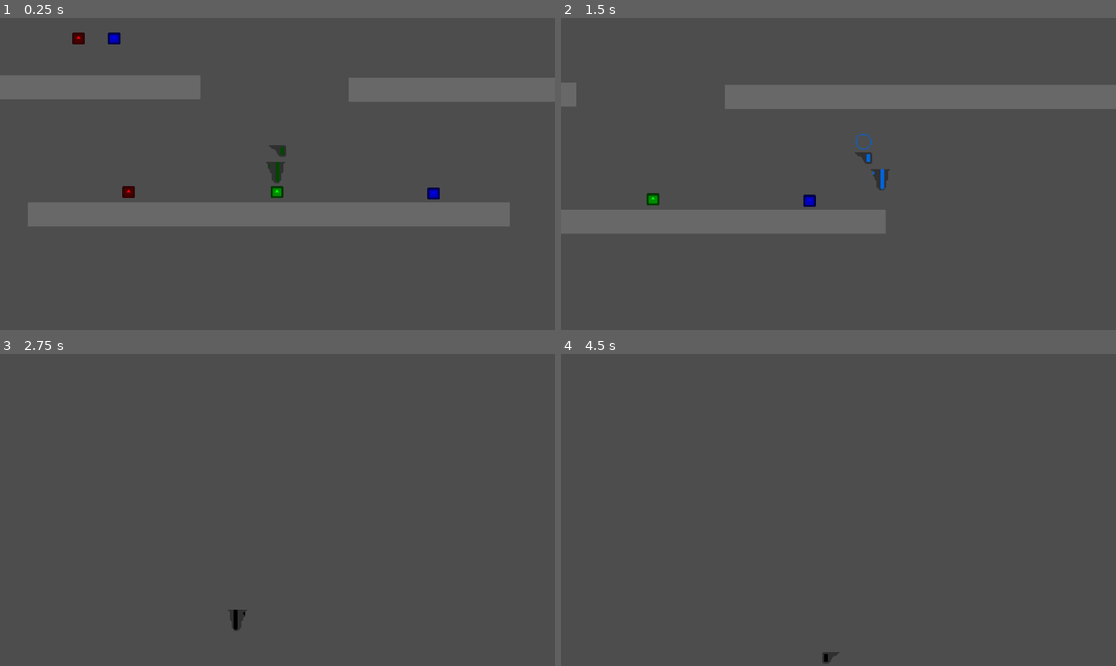
Above: before the commit, frames 1-4 (two rows, left to right).
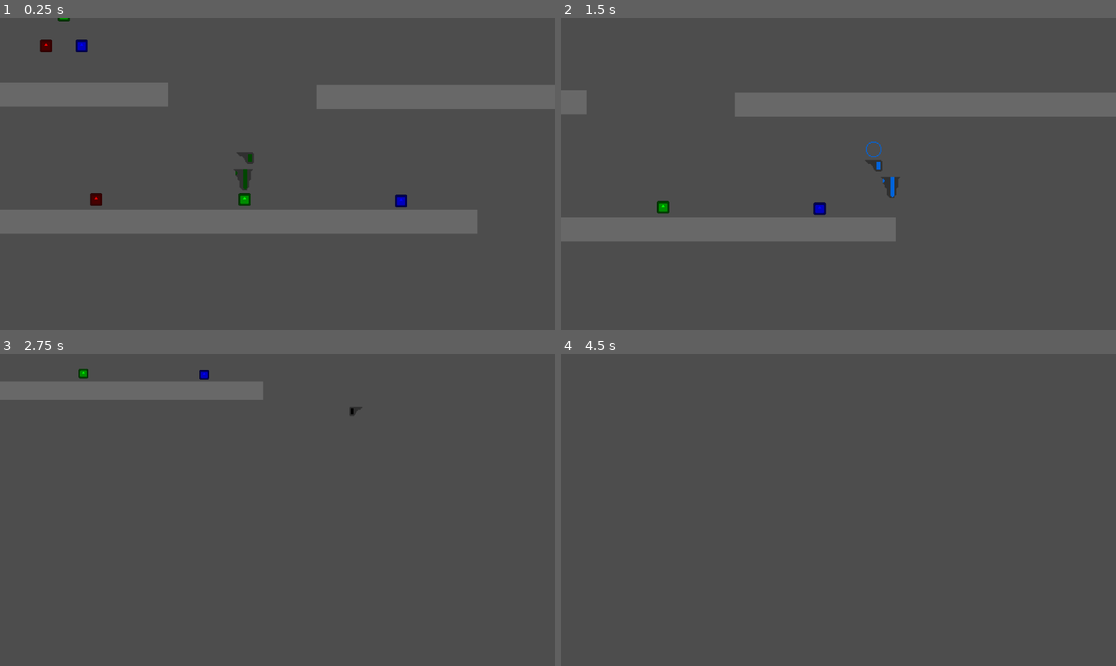
Above: after the commit, the same moments.

Repository: JD-909/RGBot
Game: Godot game, scene res://levels/test_grounds.tscn
Same seed, same stepped clock (60 frames per second), same inputs: the game is played once before the commit and once after it. The engine's default icon, where the game draws it, is replaced by a stand-in: a white triangle on a blue panel in a dark square.
Inputs:
- Up to frame 1 (0.25 s): no input
- Up to frame 2 (1.5 s): hold D (right_key) from 0.53 s (still down); tap X (special_key) at 0.6, 1.35 s; tap Space (jump_key) at 0.77 s
- Up to frame 3 (2.75 s): tap Space (jump_key) at 1.52 s; release D (right_key) at 2.03 s; hold A (left_key) from 2.03 s (still down); tap X (special_key) at 2.1 s
- Up to frame 4 (4.5 s): release A (left_key) at 2.78 s; hold D (right_key) 2.78-4.28 s; tap X (special_key) at 2.85, 3.6, 4.35 s; tap Space (jump_key) at 3.02, 3.77 s; tap Enter at 4.25 s; hold A (left_key) from 4.28 s (still down)

The runs differ from the first frame. In frame 1, 9.5% of the frame differs, in the area x 0-100%, y 0-70%; in frame 2, 7.2%; in frame 3, 3.0%; in frame 4, less than 0.1%.

Commit message:
camara multitarget agregada

Diff:
--- a/character_files/character_1.gd
+++ b/character_files/character_1.gd
@@ -15,6 +15,10 @@
 @onready var HeadLightSprite = $"../HeadSpriteBox/HeadSprite/HeadLightSprite"
 @onready var SignSprite = $"../HeadSpriteBox/HeadSprite/SignSprite"
 @onready var HeadSpriteBox = $"../HeadSpriteBox"
+
+func _ready() -> void:
+	$"../MultiTargetCam".add_target($".")
+	$"../MultiTargetCam".add_target($"../HeadSpriteBox/HeadSprite/LaserPoint")
 
 func _physics_process(delta: float) -> void:
 
--- a/character_files/character_1.tscn
+++ b/character_files/character_1.tscn
@@ -30,6 +30,3 @@
 region_enabled = true
 region_rect = Rect2(21, 16, 24, 24)
 script = ExtResource("4_pw62m")
-
-[node name="Camera2D" type="Camera2D" parent="."]
-position_smoothing_enabled = true
--- a/character_files/character_box.tscn
+++ b/character_files/character_box.tscn
@@ -1,11 +1,8 @@
-[gd_scene load_steps=7 format=3 uid="uid://c7gsvxjnpnwwr"]
+[gd_scene load_steps=4 format=3 uid="uid://c7gsvxjnpnwwr"]
 
 [ext_resource type="PackedScene" uid="uid://6ofmek7s3xxs" path="res://character_files/character_1.tscn" id="1_o2arb"]
-[ext_resource type="Texture2D" uid="uid://dvk8caj5l7lpt" path="res://sprites/pixilart-drawing(1).png" id="2_irwmc"]
-[ext_resource type="Texture2D" uid="uid://sblh1wlk1tq7" path="res://sprites/pixil-frame-0(4).png" id="3_grk8h"]
-[ext_resource type="Script" uid="uid://nyb750pskksx" path="res://character_files/sign_sprite.gd" id="4_u354p"]
-[ext_resource type="Texture2D" uid="uid://knpokuyes2mo" path="res://sprites/pixil-frame-0(3).png" id="5_n3dei"]
-[ext_resource type="Script" uid="uid://bos2gtdta6g41" path="res://character_files/light_sprite.gd" id="6_ojdsi"]
+[ext_resource type="PackedScene" uid="uid://bwbj22k6obmd3" path="res://character_files/head_sprite.tscn" id="2_3rm4u"]
+[ext_resource type="Script" uid="uid://phrd3vkmk0ol" path="res://character_files/multi_target_camera.gd" id="7_jbfbp"]
 
 [node name="CharacterBox" type="Node2D"]
 
@@ -14,23 +11,9 @@
 [node name="HeadSpriteBox" type="Node2D" parent="."]
 scale = Vector2(2, 2)
 
-[node name="HeadSprite" type="Sprite2D" parent="HeadSpriteBox"]
+[node name="HeadSprite" parent="HeadSpriteBox" instance=ExtResource("2_3rm4u")]
 position = Vector2(0, -22)
-texture = ExtResource("2_irwmc")
-region_enabled = true
-region_rect = Rect2(16, 1, 24, 14)
 
-[node name="SignSprite" type="Sprite2D" parent="HeadSpriteBox/HeadSprite"]
-modulate = Color(0, 0, 0, 1)
-position = Vector2(0, -18)
-texture = ExtResource("3_grk8h")
-hframes = 3
-vframes = 3
-script = ExtResource("4_u354p")
-
-[node name="HeadLightSprite" type="Sprite2D" parent="HeadSpriteBox/HeadSprite"]
-modulate = Color(0, 0, 0, 1)
-texture = ExtResource("5_n3dei")
-region_enabled = true
-region_rect = Rect2(16, 1, 24, 14)
-script = ExtResource("6_ojdsi")
+[node name="MultiTargetCam" type="Camera2D" parent="."]
+position_smoothing_enabled = true
+script = ExtResource("7_jbfbp")
--- /dev/null
+++ b/character_files/head_sprite.tscn
@@ -0,0 +1,30 @@
+[gd_scene load_steps=6 format=3 uid="uid://bwbj22k6obmd3"]
+
+[ext_resource type="Texture2D" uid="uid://dvk8caj5l7lpt" path="res://sprites/pixilart-drawing(1).png" id="1_4hxj2"]
+[ext_resource type="Texture2D" uid="uid://sblh1wlk1tq7" path="res://sprites/pixil-frame-0(4).png" id="2_s2bby"]
+[ext_resource type="Script" uid="uid://nyb750pskksx" path="res://character_files/sign_sprite.gd" id="3_qepwk"]
+[ext_resource type="Texture2D" uid="uid://knpokuyes2mo" path="res://sprites/pixil-frame-0(3).png" id="4_wfblg"]
+[ext_resource type="Script" uid="uid://bos2gtdta6g41" path="res://character_files/light_sprite.gd" id="5_2g8qg"]
+
+[node name="HeadSprite" type="Sprite2D"]
+texture = ExtResource("1_4hxj2")
+region_enabled = true
+region_rect = Rect2(16, 1, 24, 14)
+
+[node name="SignSprite" type="Sprite2D" parent="."]
+modulate = Color(0, 0, 0, 1)
+position = Vector2(0, -18)
+texture = ExtResource("2_s2bby")
+hframes = 3
+vframes = 3
+script = ExtResource("3_qepwk")
+
+[node name="HeadLightSprite" type="Sprite2D" parent="."]
+modulate = Color(0, 0, 0, 1)
+texture = ExtResource("4_wfblg")
+region_enabled = true
+region_rect = Rect2(16, 1, 24, 14)
+script = ExtResource("5_2g8qg")
+
+[node name="LaserPoint" type="Node2D" parent="."]
+position = Vector2(96, 0)
--- /dev/null
+++ b/character_files/multi_target_camera.gd
@@ -0,0 +1,48 @@
+extends Camera2D
+
+@export var move_speed = 0.5
+@export var zoom_speed = 0.05
+@export var min_zoom = 1
+@export var max_zoom = 3
+@export var margin = Vector2(300, 200)
+
+var targets : Array[Node] = []
+
+@onready var screen_size = get_viewport_rect().size
+
+func add_target(t : Node) -> void:
+	if not t in targets:
+		targets.append(t)
+
+func remove_target(t : Node) -> void:
+	if t in targets:
+		targets.erase(t)
+
+func _process(_delta: float) -> void:
+
+	# si no hay targets, vuelve
+	if !targets:
+		return
+
+	# para mantener la camara centrada entre los targets
+	# p es un punto que esta entre las posiciones de los targets
+	var p = Vector2.ZERO
+	for target in targets:
+		p += target.global_position
+	p /= targets.size()
+	global_position = lerp(global_position, p, move_speed)
+
+	# para un zoom q contenga los targets
+	# r es un rectangulo q contiene a los targets (+ un margen) con centro p
+	var r = Rect2(global_position, Vector2.ONE)
+	for target in targets:
+		r = r.expand(target.global_position)
+	r = r.grow_individual(margin.x, margin.y, margin.x, margin.y)
+
+	var z
+	if r.size.x > r.size.y * screen_size.aspect():
+		z = clamp(r.size.x / screen_size.x, min_zoom, max_zoom)
+	else:
+		z = clamp(r.size.y / screen_size.y, min_zoom, max_zoom)
+	# mayor z, mas lejos esta la camara
+	zoom = lerp(zoom, Vector2.ONE / z, zoom_speed)
Not shown, added: character_files/multi_target_camera.gd.uid
